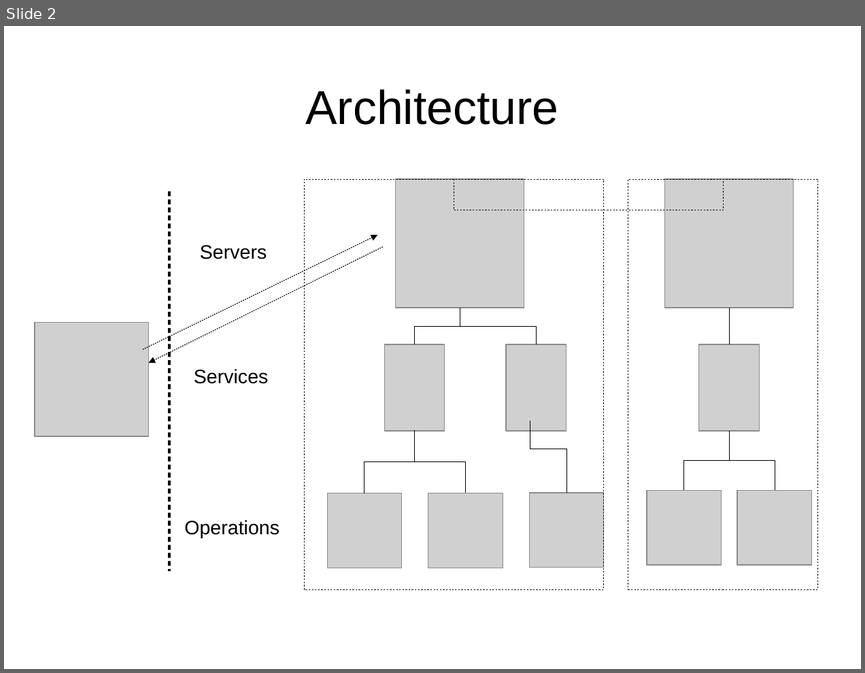
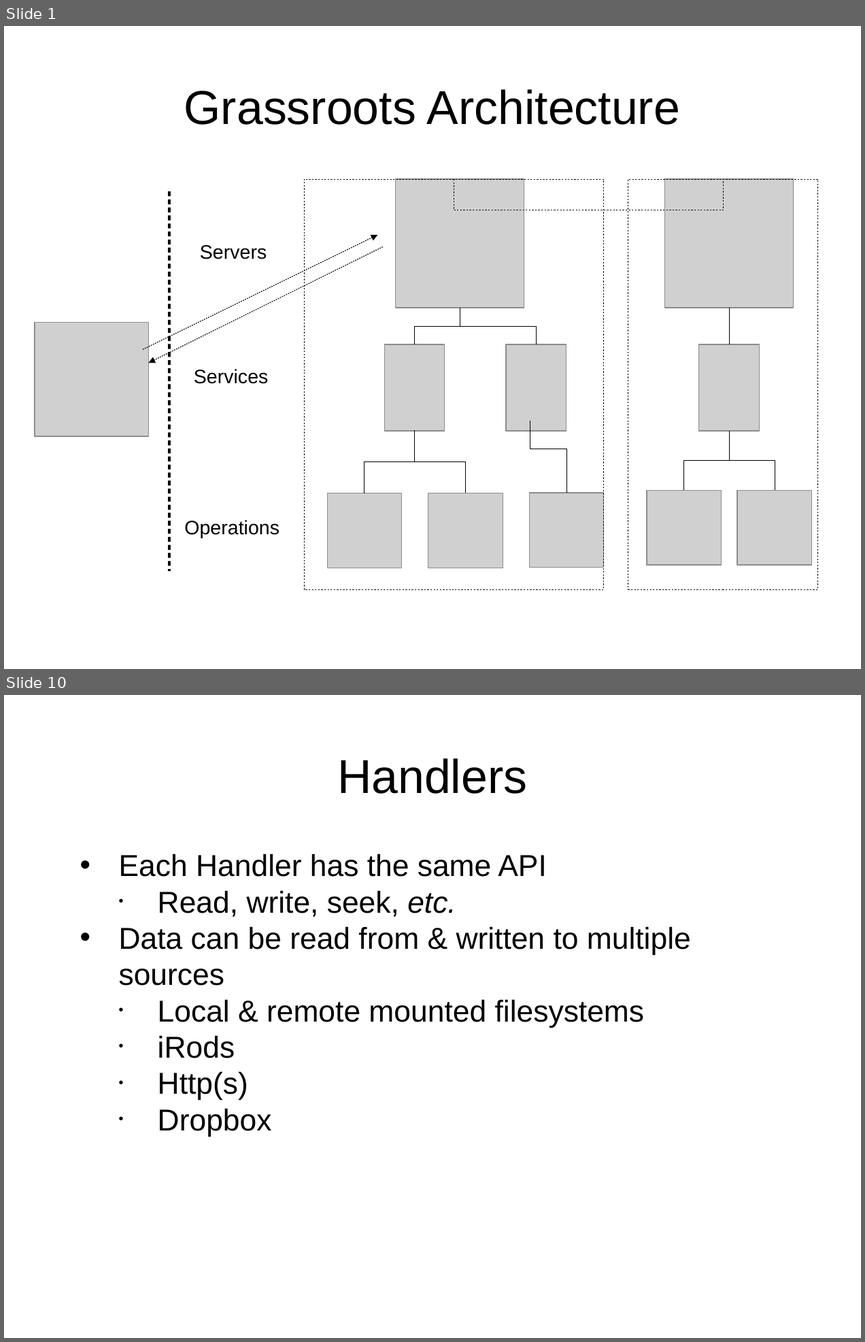
Before and after one commit to TGAC/grassroots-api, a slide deck: docs/presentations/grassroots.odp. Shown one above the other, each under a label of ours: slide 2 before the commit, slides 1 and 10 after it; the slides between them are not shown. The pictures are 865x673 and 865x1342 pixels, drawn with LibreOffice and Linux fonts; fonts in the diff are those of the drawing; grey boxes stand for pictures. Boxes give left, top, right and bottom in pixels: in the first picture for what was removed or moved away, otherwise in the second. Text is boxed around its words. In the diff, an @@ line names an element or a change of style, - is before the commit and + after.

```diff
--- a/docs/presentations/grassroots.odp
+++ b/docs/presentations/grassroots.odp
@@ slide 10 added at bbox=[4, 695, 861, 1338], background #FFFFFF @@
@@ title added at bbox=[337, 758, 527, 794], 44 pt, text #000000 @@
+Handlers
@@ text added at bbox=[119, 853, 691, 1136], 28 pt, text #000000 @@
+• Each Handler has the same API
+  • Read, write, seek, etc.
+• Data can be read from & written to multiple sources
+  • Local & remote mounted filesystems
+  • iRods
+  • Http(s)
+  • Dropbox
@@ what was slide 2 is now slide 1 @@
@@ slide 1 changed as well @@
@@ title at bbox=[184, 89, 680, 125]: text changed @@
-Architecture
+Grassroots Architecture
```
Also in this commit, not shown: 13 other slides added, 1 slide removed, 8 other files.
